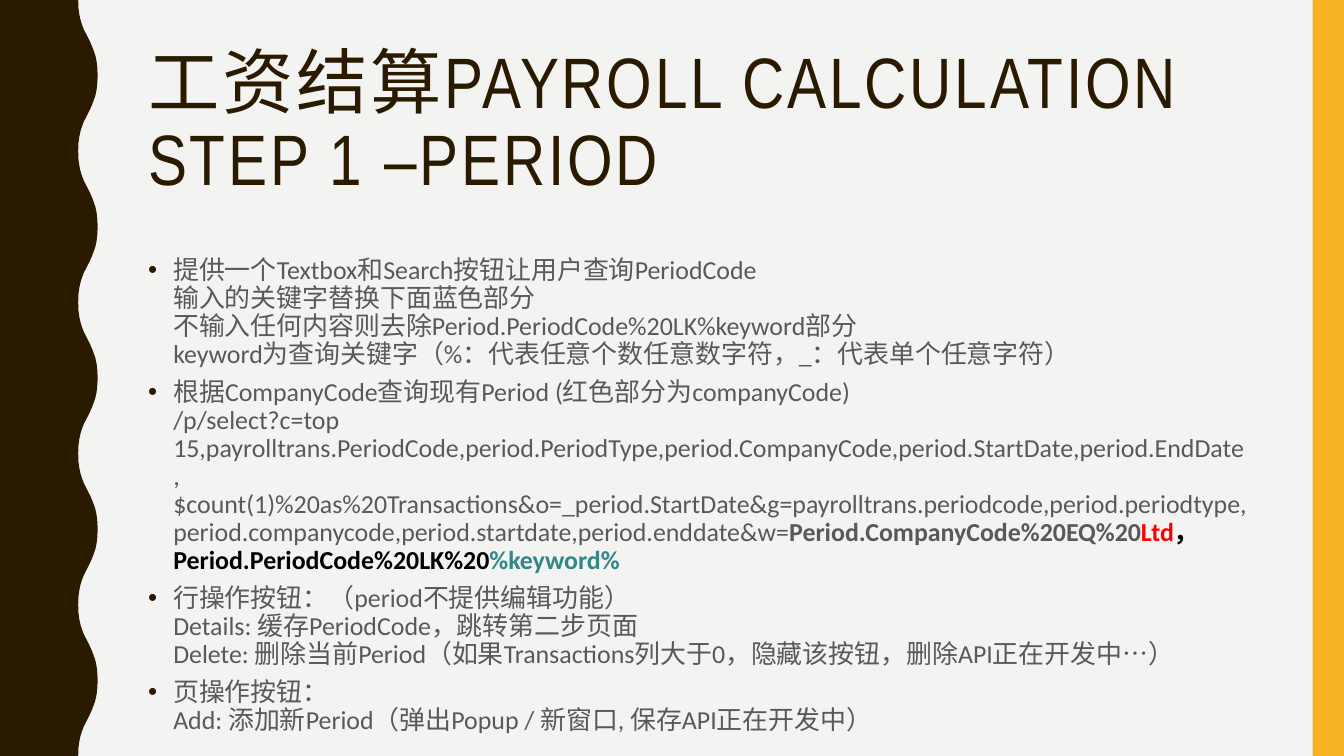
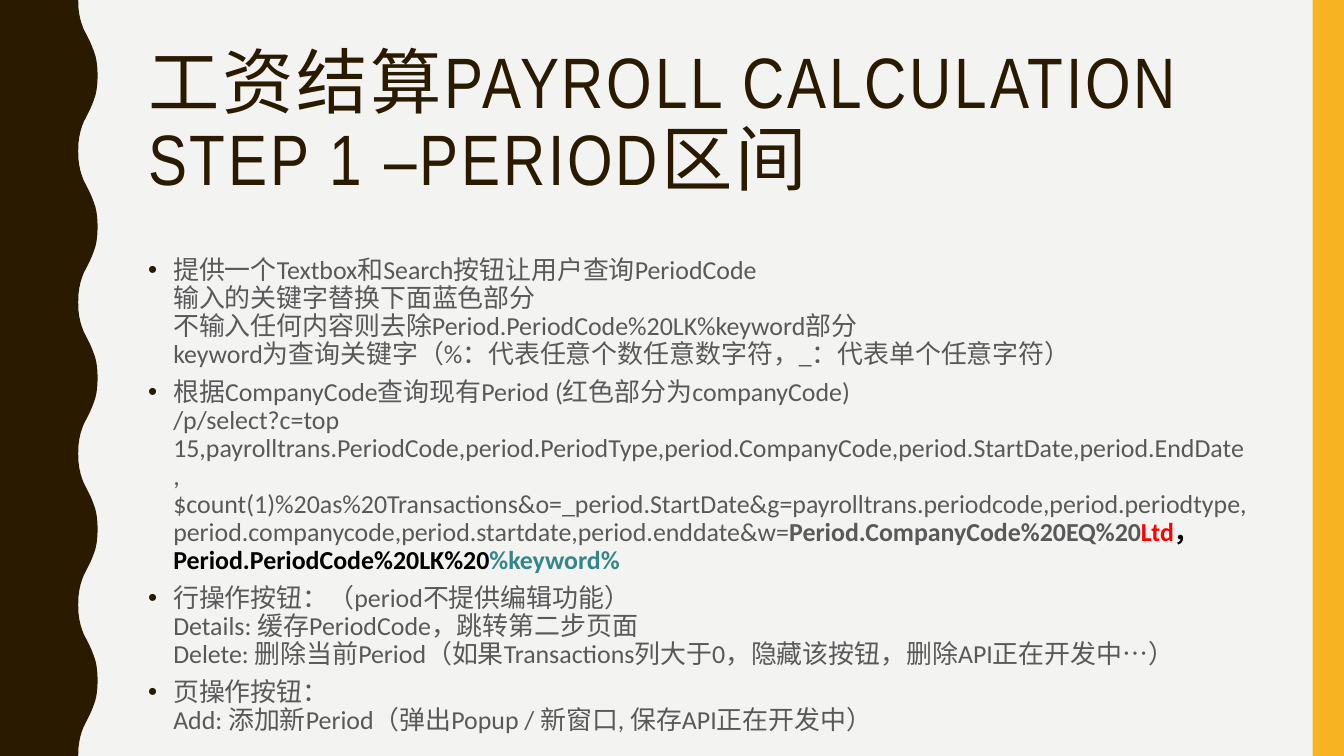
Before and after one commit to payrolls/payrolls.github.io, a slide deck: slide 10 of doc/Payroll Web UI.pptx. Drawn at 1344x756 pixels with LibreOffice and Linux fonts; fonts in the diff are those of the drawing. Boxes give left, top, right and bottom in pixels: in the first picture for what was removed or moved away, otherwise in the second. Text is boxed around its words. In the diff, an @@ line names an element or a change of style, - is before the commit and + after.

Commit message:
payroll status update step 2 & 3 API updated

```diff
--- a/doc/Payroll Web UI.pptx
+++ b/doc/Payroll Web UI.pptx
@@ title at [148,47,1176,191]: text changed @@
-工资结算PAYROLL CALCULATION
-STEP 1 –PERIOD
+工资结算PAYROLL CALCULATION
+STEP 1 –PERIOD区间
```
Also in this commit, not shown: 4 other slides changed, 1 other file.
